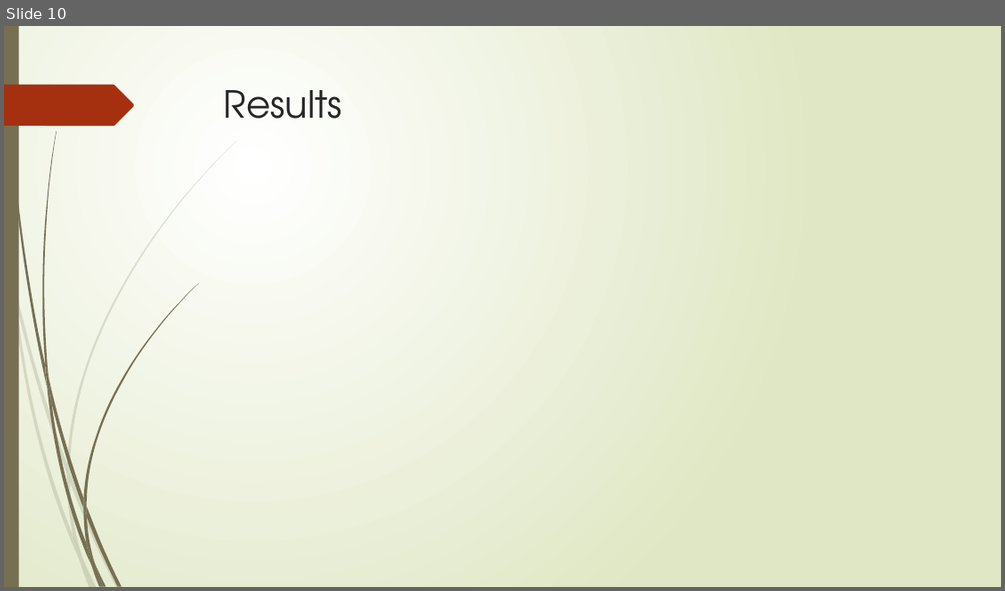
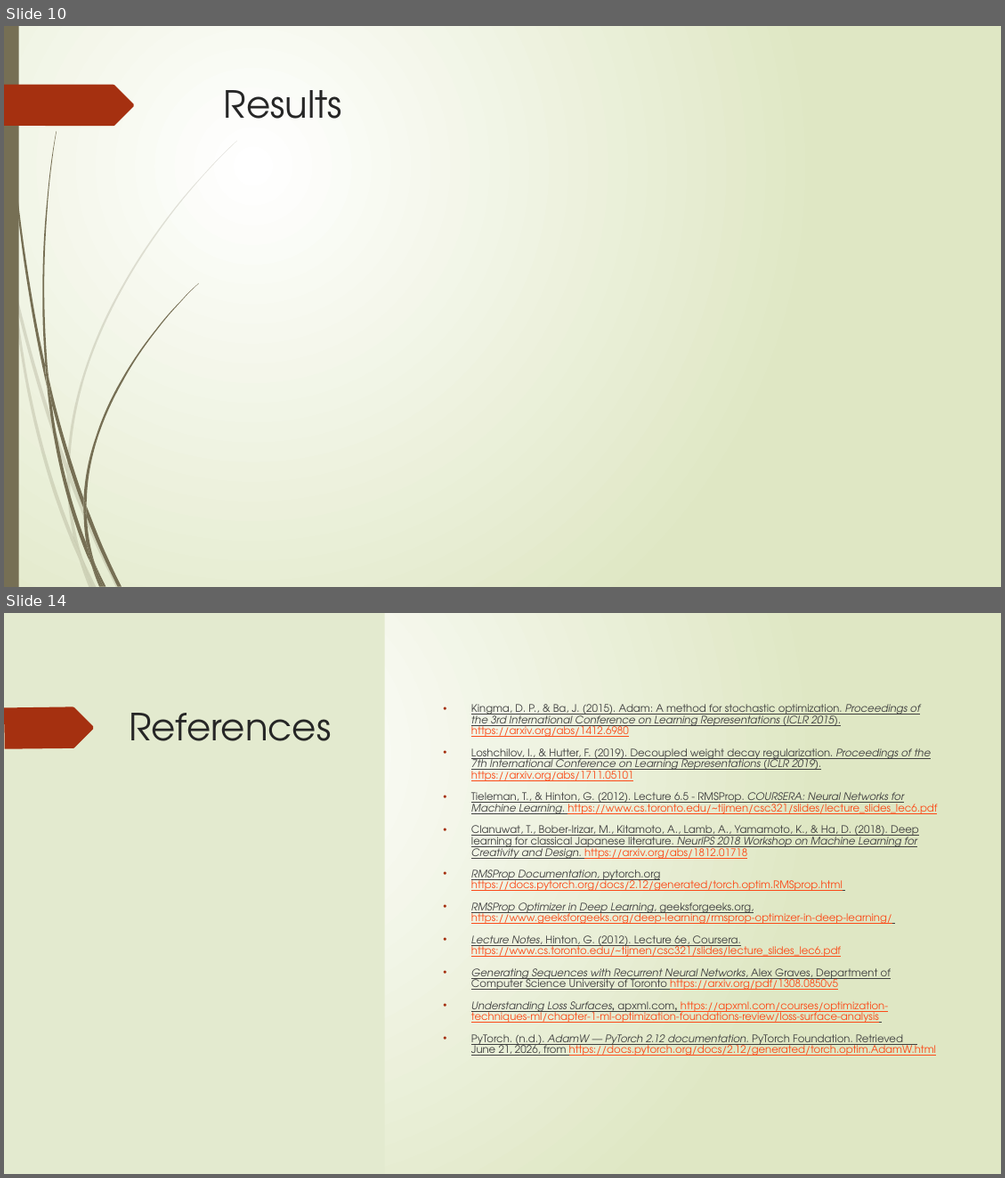
Before and after one commit to yaofu-yang/aigc-5500-midterm-project, a slide deck: slides/midterm-slides.pptx. Shown one above the other, each under a label of ours: slide 10 before the commit, slides 10 and 14 after it; the slides between them are not shown. The pictures are 1005x591 and 1005x1178 pixels, drawn with LibreOffice and Linux fonts; fonts in the diff are those of the drawing. Boxes give left, top, right and bottom in pixels: in the first picture for what was removed or moved away, otherwise in the second. Text is boxed around its words. In the diff, an @@ line names an element or a change of style, - is before the commit and + after.

Commit message:
Adds Presentation Slides for Andy
Adds presentation slides for the introduction, Dataset, Model Architecture,
Limitations and Next Steps, References, and Questions.

```diff
--- a/slides/midterm-slides.pptx
+++ b/slides/midterm-slides.pptx
@@ slide 14 added at [4,613,1001,1174], background gradient #FFFFFF to #DFE8C4; not listed: 12 template elements that a slide beside it also shows @@
@@ rectangle added at [4,613,385,1174], fill #E3EACF @@
@@ freeform shape added at [4,707,94,749], fill #A53010 @@
@@ title added at [129,713,331,741], 36 pt, text #262626 @@
+References
@@ text added at [471,704,937,1055], 10 pt, text #404040, underline @@
+• Kingma, D. P., & Ba, J. (2015). Adam: A method for stochastic optimization. Proceedings of the 3rd International Conference on Learning Representations (ICLR 2015). https://arxiv.org/abs/1412.6980
+• Loshchilov, I., & Hutter, F. (2019). Decoupled weight decay regularization. Proceedings of the 7th International Conference on Learning Representations (ICLR 2019). https://arxiv.org/abs/1711.05101
+• Tieleman, T., & Hinton, G. (2012). Lecture 6.5 - RMSProp. COURSERA: Neural Networks for Machine Learning. https://www.cs.toronto.edu/~tijmen/csc321/slides/lecture_slides_lec6.pdf
+• Clanuwat, T., Bober-Irizar, M., Kitamoto, A., Lamb, A., Yamamoto, K., & Ha, D. (2018). Deep learning for classical Japanese literature. NeurIPS 2018 Workshop on Machine Learning for Creativity and Design. https://arxiv.org/abs/1812.01718
+• RMSProp Documentation, pytorch.org https://docs.pytorch.org/docs/2.12/generated/torch.optim.RMSprop.html
+• RMSProp Optimizer in Deep Learning, geeksforgeeks.org, https://www.geeksforgeeks.org/deep-learning/rmsprop-optimizer-in-deep-learning/
+• Lecture Notes, Hinton, G. (2012). Lecture 6e, Coursera. https://www.cs.toronto.edu/~tijmen/csc321/slides/lecture_slides_lec6.pdf
+• Generating Sequences with Recurrent Neural Networks, Alex Graves, Department of Computer Science University of Toronto https://arxiv.org/pdf/1308.0850v5
+• Understanding Loss Surfaces, apxml.com, https://apxml.com/courses/optimization-techniques-ml/chapter-1-ml-optimization-foundations-review/loss-surface-analysis
+• PyTorch. (n.d.). AdamW — PyTorch 2.12 documentation. PyTorch Foundation. Retrieved June 21, 2026, from https://docs.pytorch.org/docs/2.12/generated/torch.optim.AdamW.html
```
Also in this commit, not shown: 2 slides changed, 5 other slides added, 5 slides removed, 1 other file.
